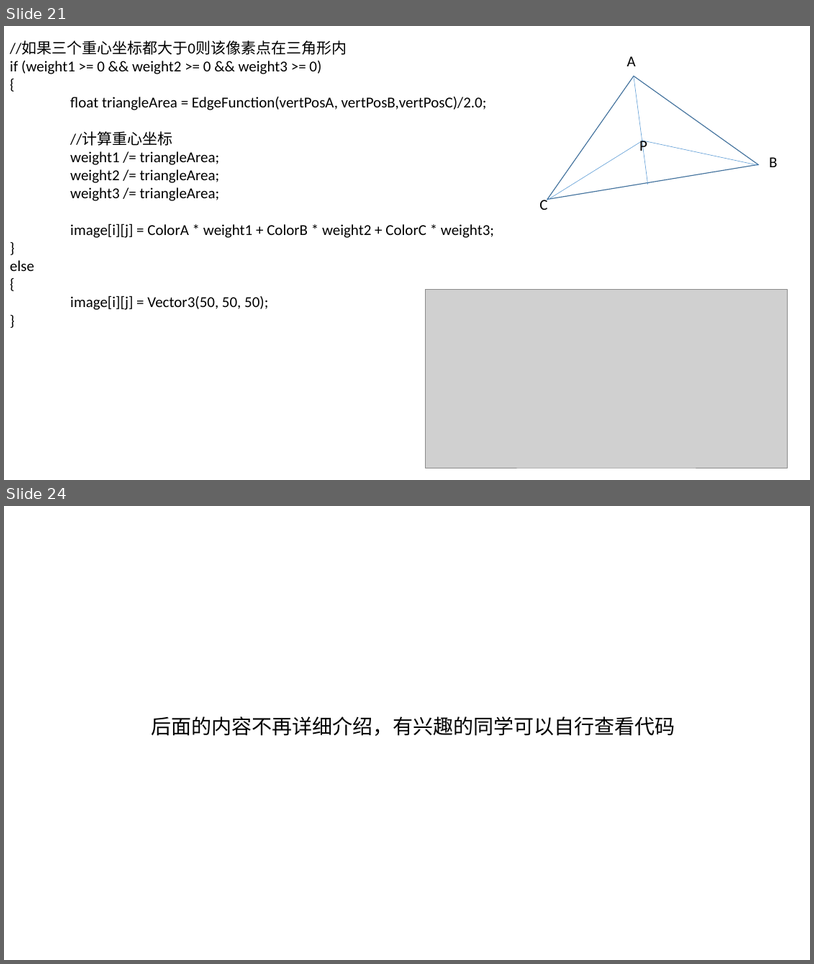
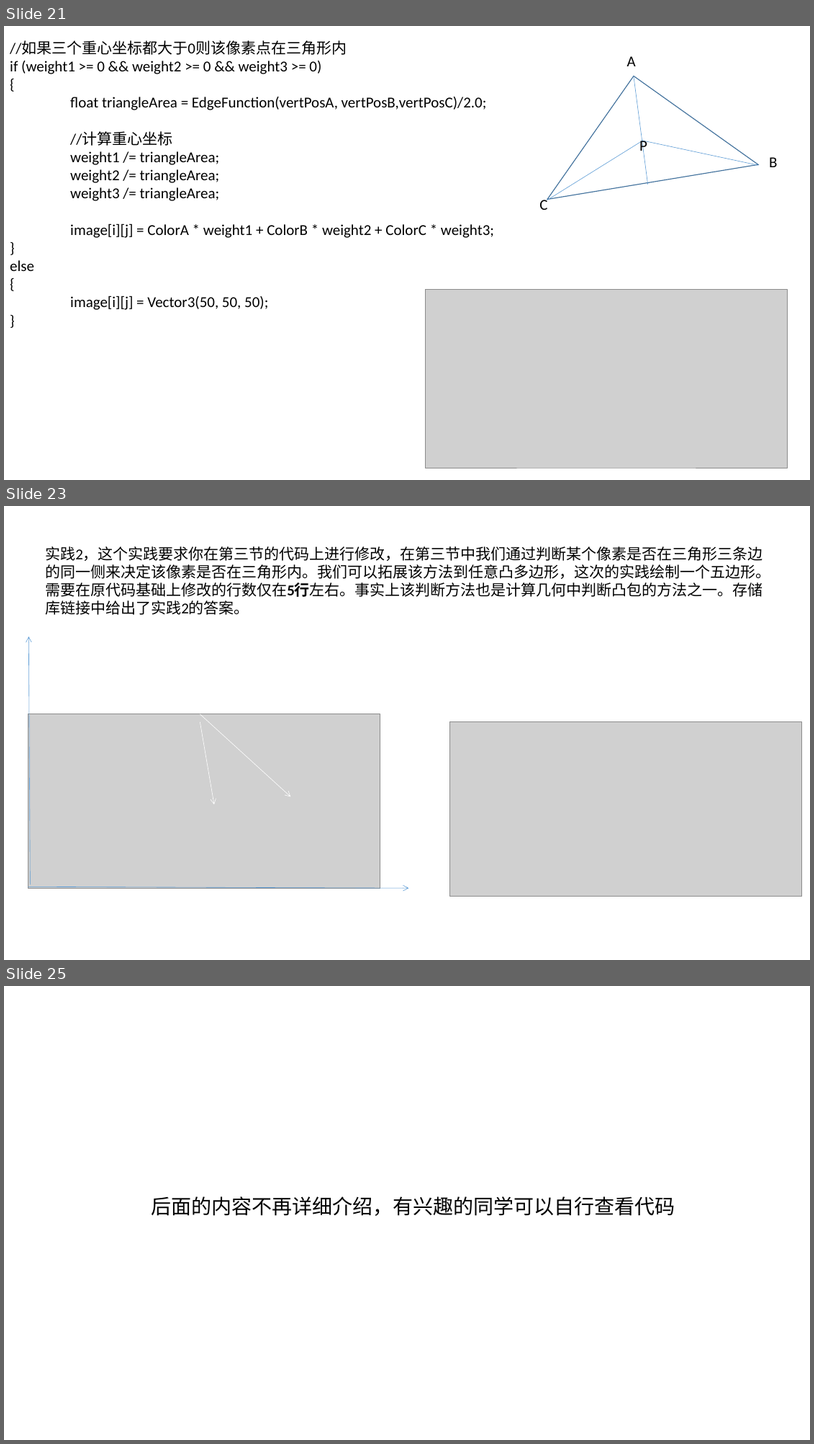
Before and after one commit to lvcheng1229/Rasterization, a slide deck: Rasterrization.pptx. Shown one above the other, each under a label of ours: slides 21 and 24 before the commit, slides 21, 23 and 25 after it; the slides between them are not shown. The pictures are 814x964 and 814x1444 pixels, drawn with LibreOffice and Linux fonts; fonts in the diff are those of the drawing; grey boxes stand for pictures. Boxes give left, top, right and bottom in pixels: in the first picture for what was removed or moved away, otherwise in the second. Text is boxed around its words. In the diff, an @@ line names an element or a change of style, - is before the commit and + after.

```diff
--- a/Rasterrization.pptx
+++ b/Rasterrization.pptx
@@ slide 23 added at [4, 506, 810, 960], background #FFFFFF @@
@@ text added at [45, 546, 771, 615], 18 pt, text #000000 @@
+实践2，这个实践要求你在第三节的代码上进行修改，在第三节中我们通过判断某个像素是否在三角形三条边的同一侧来决定该像素是否在三角形内。我们可以拓展该方法到任意凸多边形，这次的实践绘制一个五边形。需要在原代码基础上修改的行数仅在5行左右。事实上该判断方法也是计算几何中判断凸包的方法之一。存储库链接中给出了实践2的答案。
@@ arrow added from (30, 884) to (28, 636), #5B9BD5 0.5 pt @@
@@ picture added at [28, 714, 381, 888] @@
@@ arrow added from (200, 714) to (291, 796), #FFFFFF 0.5 pt @@
@@ arrow added from (200, 722) to (214, 804), #FFFFFF 0.5 pt @@
@@ picture added at [450, 722, 803, 896] @@
@@ arrow added from (28, 886) to (409, 888), #5B9BD5 0.5 pt @@
@@ what was slide 24 is now slide 25 @@
```
Also in this commit, not shown: 3 slides changed, 4 other files.
